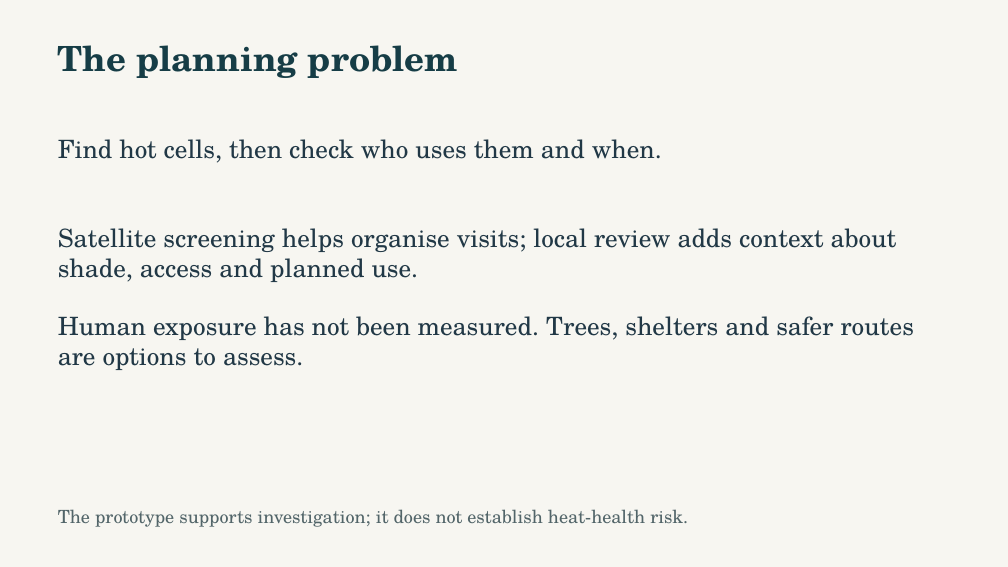
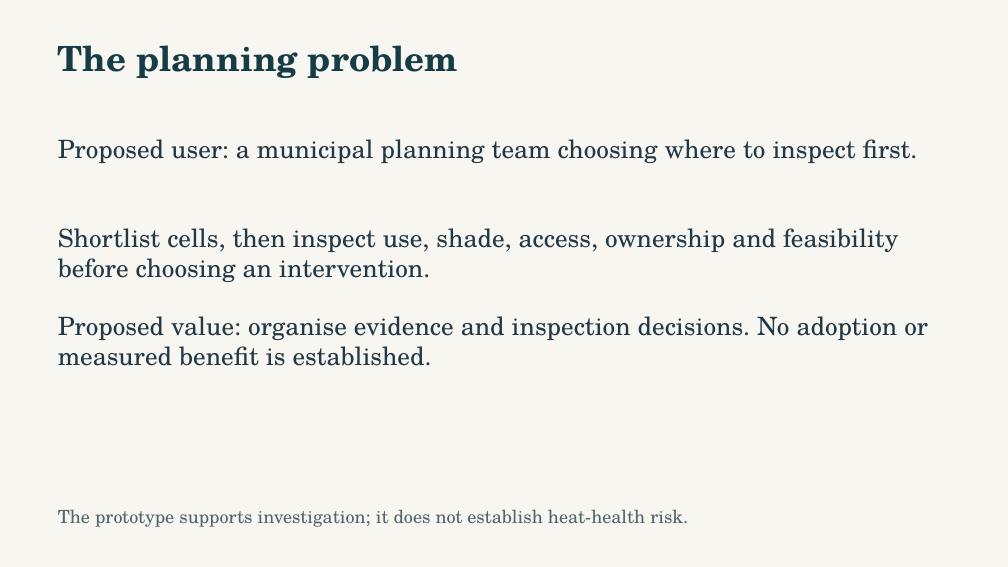
Before and after one commit to NasserAlhuri/spaceHacathon, a slide deck: slide 2 of docs/UrbanHeat-AlKhor-Pitch.pptx. Drawn at 1008x567 pixels with LibreOffice and Linux fonts; fonts in the diff are those of the drawing. Boxes give left, top, right and bottom in pixels: in the first picture for what was removed or moved away, otherwise in the second. Text is boxed around its words. In the diff, an @@ line names an element or a change of style, - is before the commit and + after.

```diff
--- a/docs/UrbanHeat-AlKhor-Pitch.pptx
+++ b/docs/UrbanHeat-AlKhor-Pitch.pptx
@@ text at (58,139,918,163): text changed @@
-Find hot cells, then check who uses them and when.
+Proposed user: a municipal planning team choosing where to inspect first.
@@ text at (58,228,898,282): text changed @@
-Satellite screening helps organise visits; local review adds context about shade, access and planned use.
+Shortlist cells, then inspect use, shade, access, ownership and feasibility before choosing an intervention.
@@ text at (58,316,928,366): text changed @@
-Human exposure has not been measured. Trees, shelters and safer routes are options to assess.
+Proposed value: organise evidence and inspection decisions. No adoption or measured benefit is established.
```
Also in this commit, not shown: 4 other slides changed, 22 other files.
